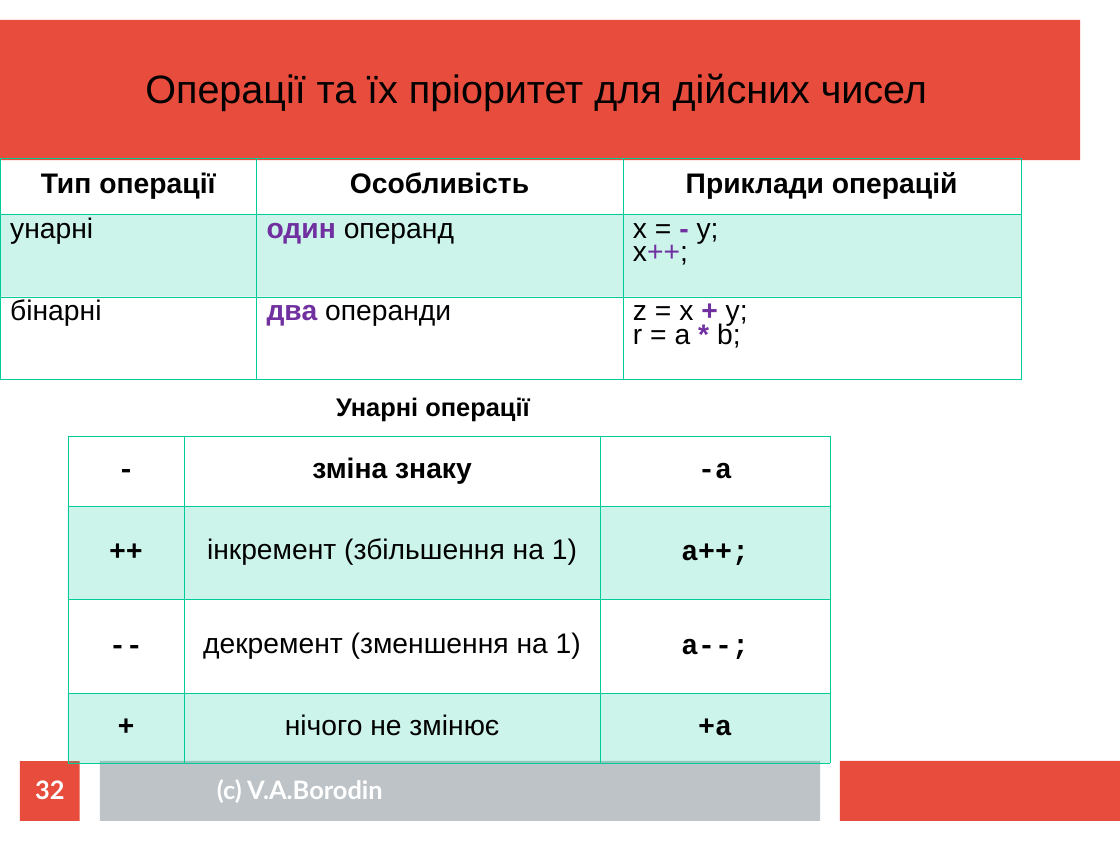
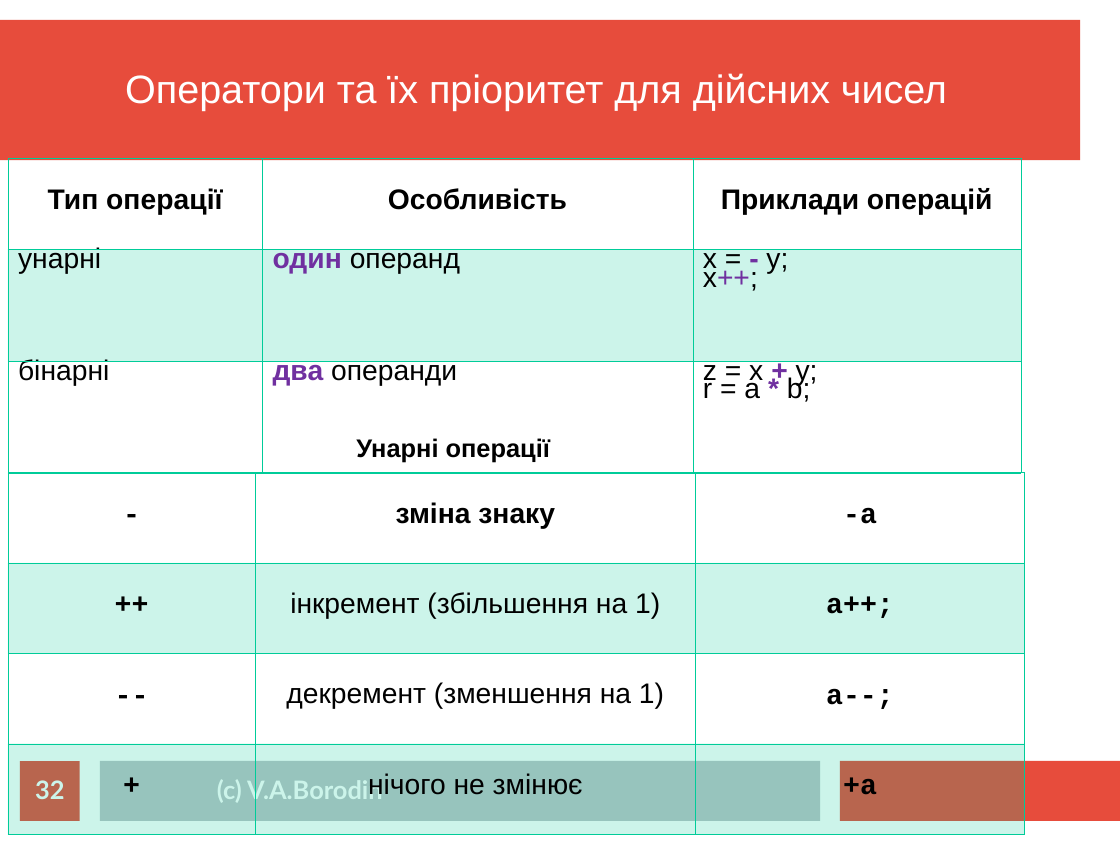
Before and after one commit to mecchmatProjects/CppCourse, a slide deck: slide 32 of Lect01/CppTutorUkr0.ppt. Drawn at 1120x841 pixels with LibreOffice and Linux fonts; fonts in the diff are those of the drawing. Boxes give left, top, right and bottom in pixels: in the first picture for what was removed or moved away, otherwise in the second. Text is boxed around its words. In the diff, an @@ line names an element or a change of style, - is before the commit and + after.

```diff
--- a/Lect01/CppTutorUkr0.ppt
+++ b/Lect01/CppTutorUkr0.ppt
@@ text at (125, 73, 947, 111): text changed; text colour #000000 to #FFFFFF @@
-Операції та їх пріоритет для дійсних чисел
+Оператори та їх пріоритет для дійсних чисел
@@ table at (8, 159, 1020, 473) @@
@@ line spacing 0.76 to 0.58 @@
@@ table: place and size @@
-table at (0, 159, 1020, 379)
+table at (8, 159, 1020, 473)
@@ text "Унарні операції": place and size @@
-text "Унарні операції" at (336, 397, 529, 422)
+text "Унарні операції" at (356, 438, 550, 463)
@@ table at (8, 473, 1024, 834) @@
@@ line spacing 0.79 to 0.62 @@
@@ line spacing 0.76 to 0.58 @@
@@ table: place and size @@
-table at (67, 436, 830, 762)
+table at (8, 473, 1024, 834)
```
Also in this commit, not shown: 34 other slides changed, 4 slides added, 2 slides removed, 6 other files.
